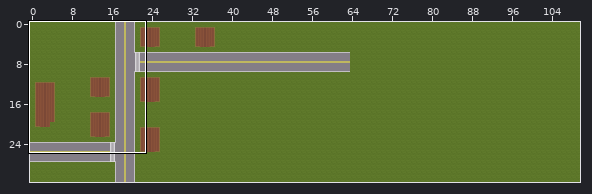
An edit to a level. Tiled map, RAW/ludMap37.tmx. The picture above shows the old version from afar; the outline marks the close-up.
Close-up. Earlier state:
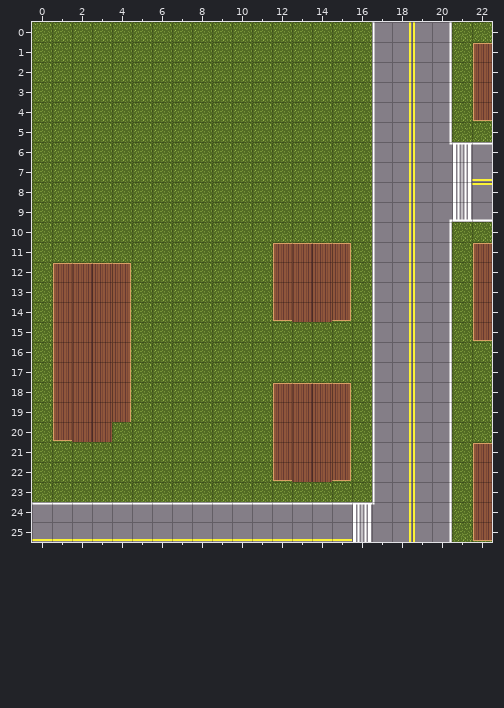
Cells are 32x32 px. Shown: x 0..22, y 0..25. The commit also changed other parts of the map, which this record leaves out.
Once edited:
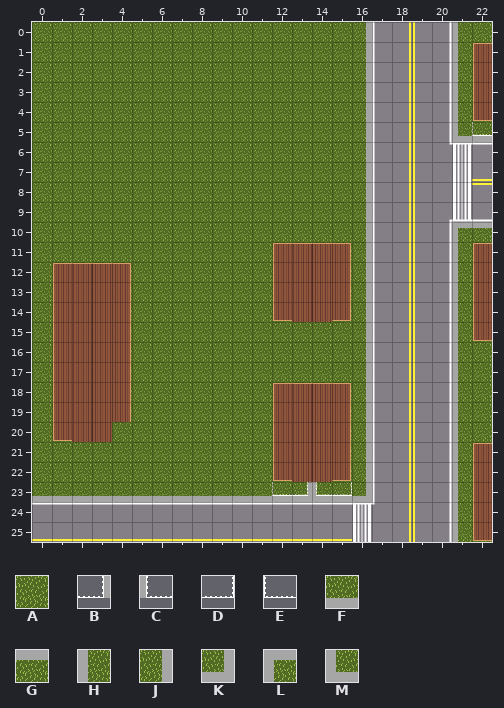
Key: from "Main Map": A 0, B 27, C 28, D 29, E 30; from "Sprite-0002-sheet": F 1, G 2, H 3, J 4, K 5, L 7, M 8.
_ is an empty cell, . an unchanged one.
Edits made:
--- layer "Ground"
@@ x 0..22 @@
- 0 ................A....A.
- 1 ................A....A.
- 2 ................A....A.
- 3 ................A....A.
- 4 ................A....A.
- 5 ................A....AA
- 6 ................A......
- 7 ................A......
- 8 ................A......
- 9 ................A......
-10 ................A....AA
-11 ................A....A.
-12 ................A....A.
-13 ................A....A.
-14 ................A....A.
-15 ................A....A.
-16 ................A....A.
-17 ................A....A.
-18 ................A....A.
-19 ................A....A.
-20 ................A....A.
-21 ................A....A.
-22 ................A....A.
-23 AAAAAAAAAAAAAAAAA....A.
-24 .....................A.
-25 .....................A.
+ 0 ................J....H.
+ 1 ................J....H.
+ 2 ................J....H.
+ 3 ................J....H.
+ 4 ................J....H.
+ 5 ................J....MF
+ 6 ................J......
+ 7 ................J......
+ 8 ................J......
+ 9 ................J......
+10 ................J....LG
+11 ................J....H.
+12 ................J....H.
+13 ................J....H.
+14 ................J....H.
+15 ................J....H.
+16 ................J....H.
+17 ................J....H.
+18 ................J....H.
+19 ................J....H.
+20 ................J....H.
+21 ................J....H.
+22 ................J....H.
+23 FFFFFFFFFFFFFFFFK....H.
+24 .....................H.
+25 .....................H.
--- layer "Objects"
@@ x 22..22 @@
- 5 _
+ 5 E
@@ x 12..15 @@
-23 ____
+23 EBCD
